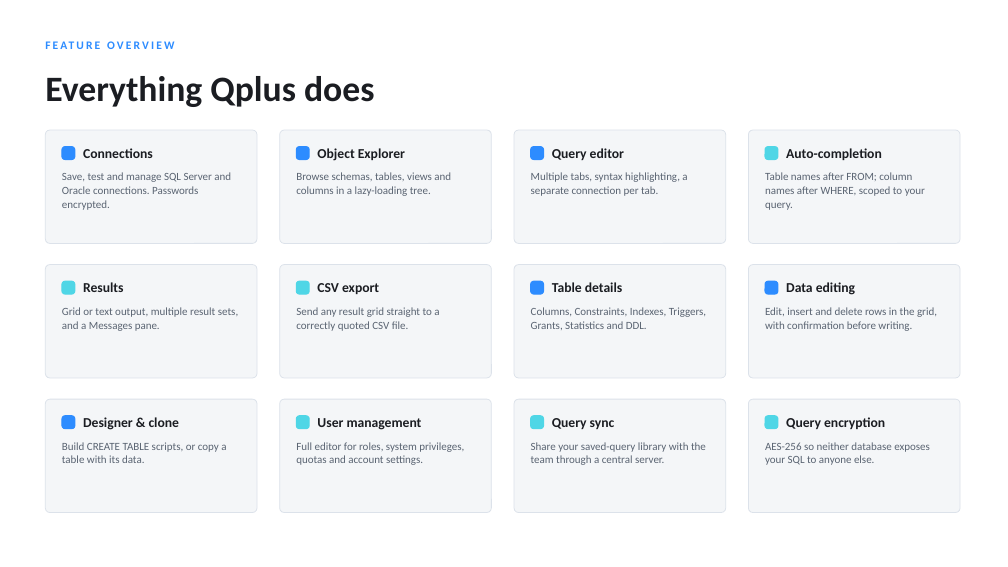
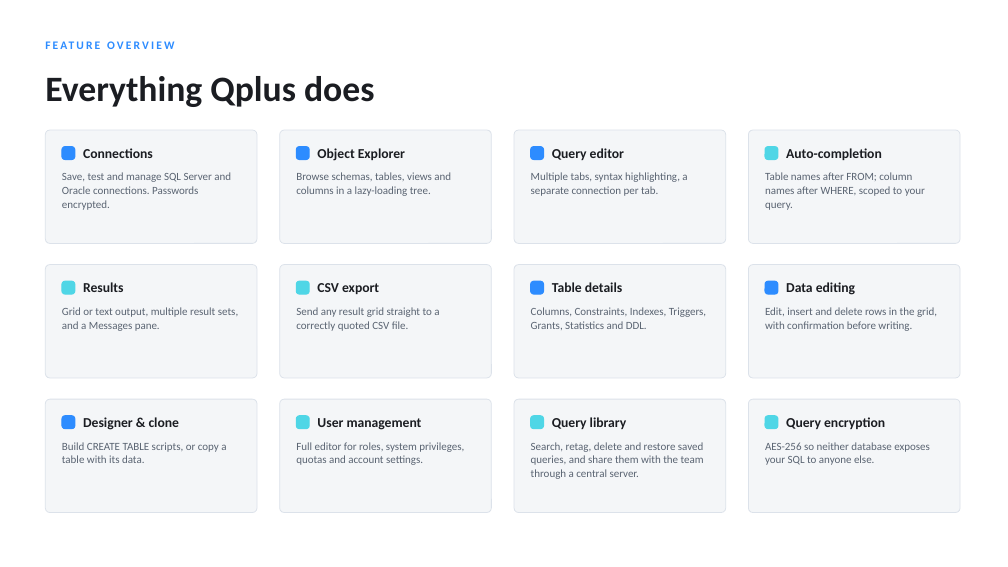
Before and after one commit to muleskin/Qplus, a slide deck: slide 2 of docs/Qplus Feature Overview.pptx. Drawn at 1008x567 pixels with LibreOffice and Linux fonts; fonts in the diff are those of the drawing. Boxes give left, top, right and bottom in pixels: in the first picture for what was removed or moved away, otherwise in the second. Text is boxed around its words. In the diff, an @@ line names an element or a change of style, - is before the commit and + after.

```diff
--- a/docs/Qplus Feature Overview.pptx
+++ b/docs/Qplus Feature Overview.pptx
@@ text at <box>552,417,627,429</box>: text changed @@
-Query sync
+Query library
@@ text at <box>531,442,704,479</box>: text changed @@
-Share your saved-query library with the team through a central server.
+Search, retag, delete and restore saved queries, and share them with the team through a central server.
```
Also in this commit, not shown: 1 other slide changed, 2 other files.
